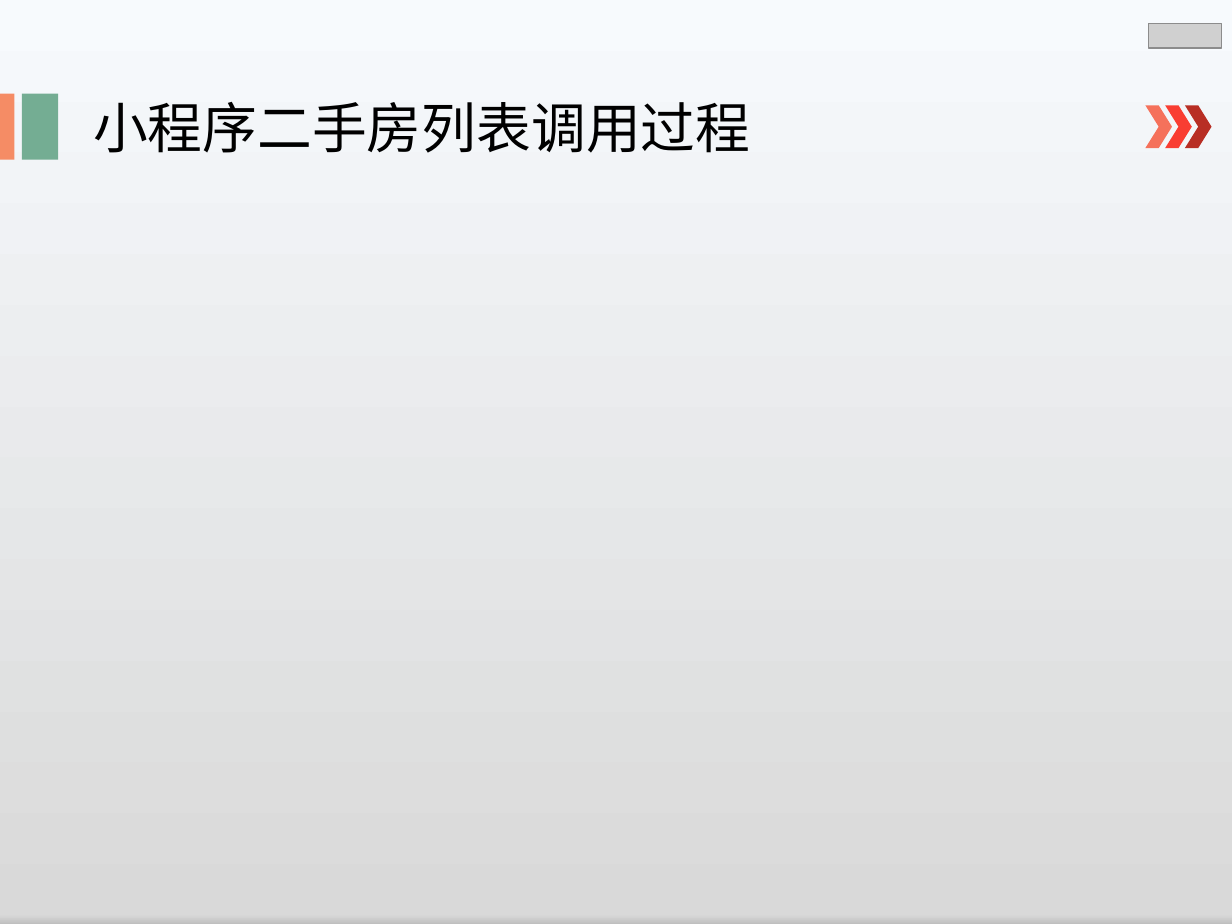
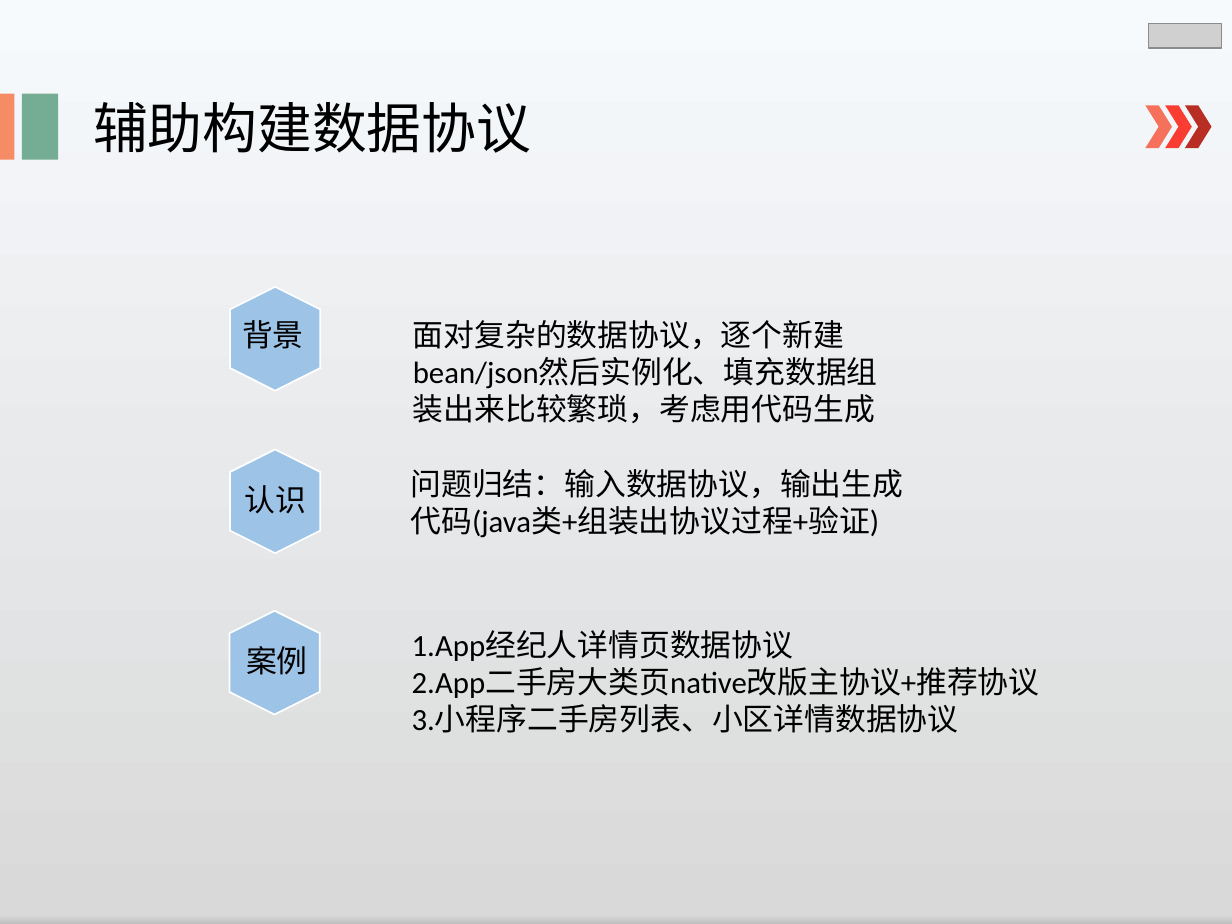
Before and after one commit to lspgithublxh/document, a slide deck: slide 10 of 业务文档跟踪/述职/shuzhi.pptx (slide 12 before the commit). Drawn at 1232x924 pixels with LibreOffice and Linux fonts; fonts in the diff are those of the drawing; grey boxes stand for pictures. Boxes give left, top, right and bottom in pixels: in the first picture for what was removed or moved away, otherwise in the second. Text is boxed around its words. In the diff, an @@ line names an element or a change of style, - is before the commit and + after.

```diff
--- a/业务文档跟踪/述职/shuzhi.pptx
+++ b/业务文档跟踪/述职/shuzhi.pptx
@@ text at (93, 102, 531, 153): text changed @@
-小程序二手房列表调用过程
+辅助构建数据协议
@@ hexagon added at (230, 286, 320, 390), fill #9DC3E6, outline #FFFFFF 1 pt @@
@@ text added at (242, 320, 304, 349), 18 pt, text #000000 @@
+背景
@@ text added at (413, 320, 878, 423), 18 pt, text #000000 @@
+面对复杂的数据协议，逐个新建bean/json然后实例化、填充数据组装出来比较繁琐，考虑用代码生成
@@ hexagon added at (230, 449, 320, 553), fill #9DC3E6, outline #FFFFFF 1 pt @@
@@ text added at (410, 469, 903, 538), 18 pt, text #000000 @@
+问题归结：输入数据协议，输出生成代码(java类+组装出协议过程+验证)
@@ text added at (245, 485, 307, 514), 18 pt, text #000000 @@
+认识
@@ hexagon added at (230, 610, 320, 714), fill #9DC3E6, outline #FFFFFF 1 pt @@
@@ text added at (246, 646, 308, 675), 18 pt, text #000000 @@
+案例
@@ text added at (412, 631, 1040, 733), 18 pt, text #000000 @@
+1.App经纪人详情页数据协议
+2.App二手房大类页native改版主协议+推荐协议
+3.小程序二手房列表、小区详情数据协议
```
Also in this commit, not shown: 3 other slides changed, 3 slides added, 1 slide removed.
